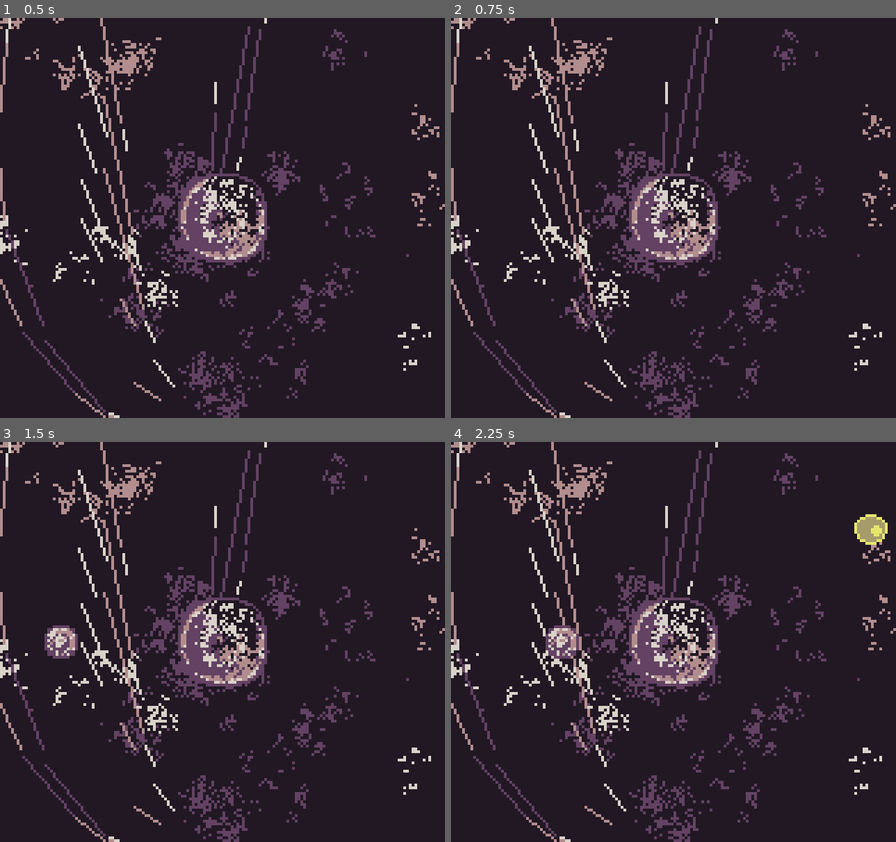
Above: before the commit, frames 1-4 (two rows, left to right).
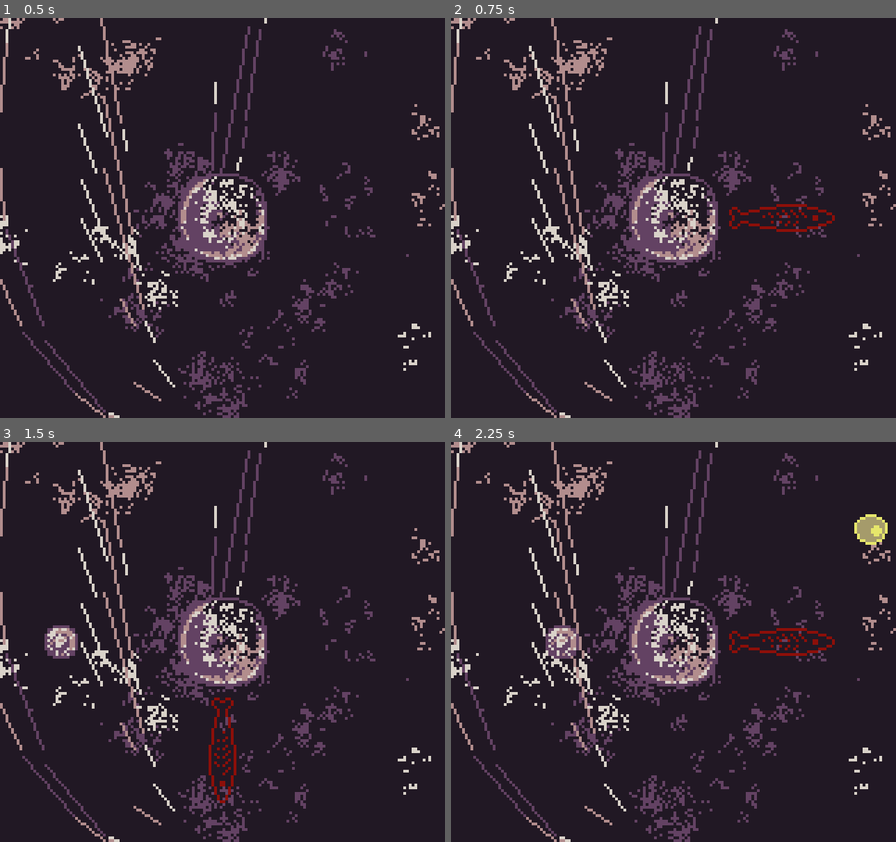
Above: after the commit, the same moments.

Repository: sym-z/gbjam-12
Game: Godot game, scene res://scenes/load_scene.tscn
The game is run twice, just before and just after one commit, with the same random seed, the same clock (stepped at 60 frames per second) and the same inputs.
Inputs:
- Up to frame 1 (0.5 s): no input
- Up to frame 2 (0.75 s): tap Enter (START) at 0.5 s; hold D (DPAD-RIGHT) from 0.53 s (still down); tap L (A) at 0.6 s
- Up to frame 3 (1.5 s): tap K (B) at 0.8, 1.35 s; release D (DPAD-RIGHT) at 1.28 s; hold S (DPAD-DOWN) from 1.28 s (still down)
- Up to frame 4 (2.25 s): tap L (A) at 1.55, 2.1 s; release S (DPAD-DOWN) at 2.03 s; hold D (DPAD-RIGHT) from 2.03 s (still down)

Frame 1 is identical in both runs. In frame 2, 0.5% of the frame differs, in the area x 62-87%, y 46-54%; in frame 3, 0.5%; in frame 4, 0.5%.

Commit message:
firing animation, spiral animation

Diff:
--- a/game-files/scenes/goodguy.tscn
+++ b/game-files/scenes/goodguy.tscn
@@ -154,3 +154,7 @@
 
 [connection signal="area_entered" from="Hurtbox" to="." method="_on_hurtbox_area_entered"]
 [connection signal="timeout" from="Respawn Timer" to="." method="_on_respawn_timer_timeout"]
+[connection signal="animation_finished" from="Gun Animations/North Anim" to="." method="_on_north_anim_animation_finished"]
+[connection signal="animation_finished" from="Gun Animations/South Anim" to="." method="_on_south_anim_animation_finished"]
+[connection signal="animation_finished" from="Gun Animations/East Anim" to="." method="_on_east_anim_animation_finished"]
+[connection signal="animation_finished" from="Gun Animations/West Anim" to="." method="_on_west_anim_animation_finished"]
--- a/game-files/scenes/worse_guy.tscn
+++ b/game-files/scenes/worse_guy.tscn
@@ -350,7 +350,7 @@
 [node name="AnimatedSprite2D" type="AnimatedSprite2D" parent="."]
 sprite_frames = SubResource("SpriteFrames_pvh5r")
 autoplay = "default"
-frame_progress = 0.678413
+frame_progress = 0.621219
 
 [node name="Hit Box" type="Area2D" parent="." groups=["Enemies"]]
 
--- a/game-files/scripts/goodguy.gd
+++ b/game-files/scripts/goodguy.gd
@@ -142,15 +142,25 @@
 		### PLAY ANIMATION ###
 		match aim_dir:
 			AIM.NORTH:
+				if north_anim.is_playing():
+					north_anim.frame = 0
 				north_anim.visible = true
 				north_anim.play()
-				pass
 			AIM.SOUTH:
-				pass
+				if south_anim.is_playing():
+					south_anim.frame = 0
+				south_anim.visible = true
+				south_anim.play()
 			AIM.EAST:
-				pass
+				if east_anim.is_playing():
+					east_anim.frame = 0
+				east_anim.visible = true
+				east_anim.play()
 			AIM.WEST:
-				pass
+				if west_anim.is_playing():
+					west_anim.frame = 0
+				west_anim.visible = true
+				west_anim.play()
 		### SEE WHAT IT HIT ###
 		var target = curr_gun.get_collider()
 		if target and target.is_in_group("Enemies"):
@@ -167,3 +177,13 @@
 
 func _on_respawn_timer_timeout():
 	owner.get_tree().reload_current_scene()
+
+
+func _on_north_anim_animation_finished():
+	north_anim.visible = false
+func _on_south_anim_animation_finished():
+	south_anim.visible = false
+func _on_east_anim_animation_finished():
+	east_anim.visible = false
+func _on_west_anim_animation_finished():
+	west_anim.visible = false
--- a/game-files/scripts/radial_guy.gd
+++ b/game-files/scripts/radial_guy.gd
@@ -1,5 +1,5 @@
 extends Node2D
-@export var speed : int = 5
+@export var speed : float = 3
 @export var direction : Vector2 = Vector2.ZERO
 ### CIRCLING ENEMY ###
 # FOLLOWS SET CIRCULAR PATH
